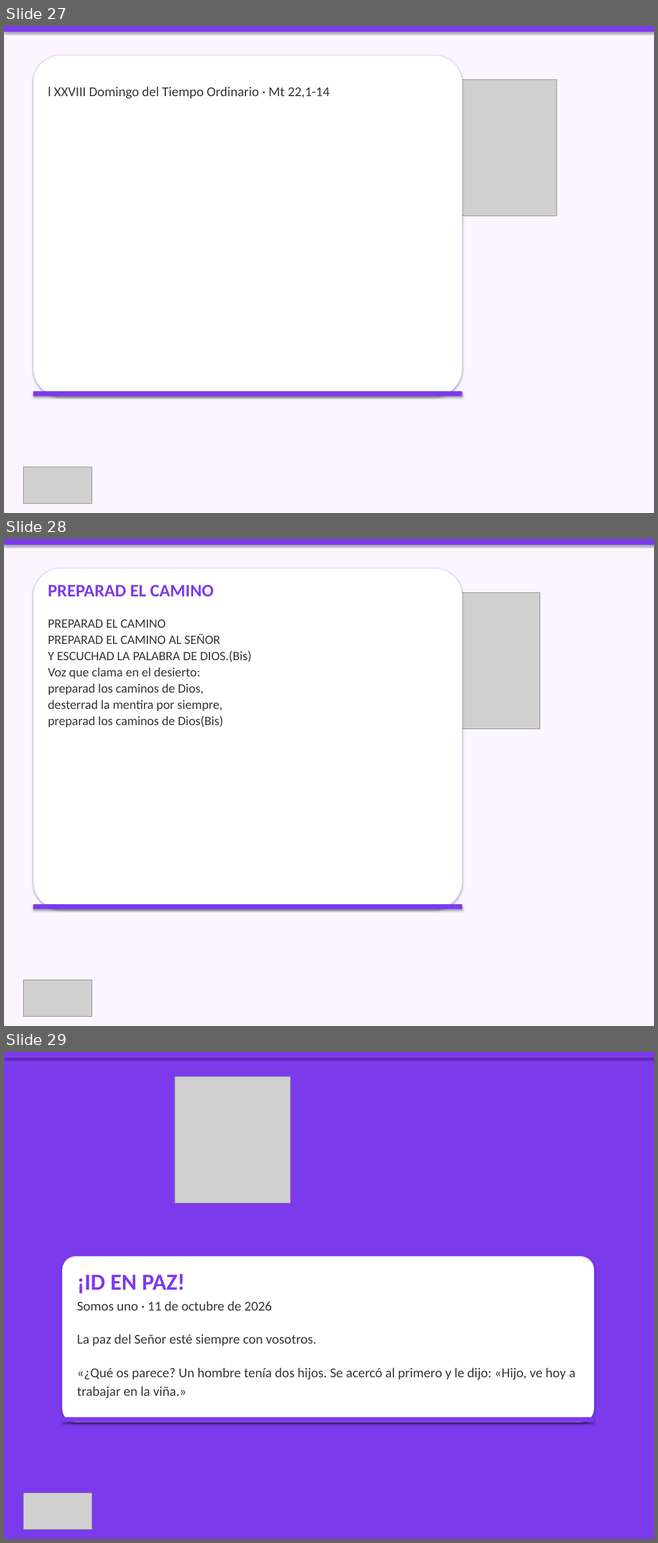
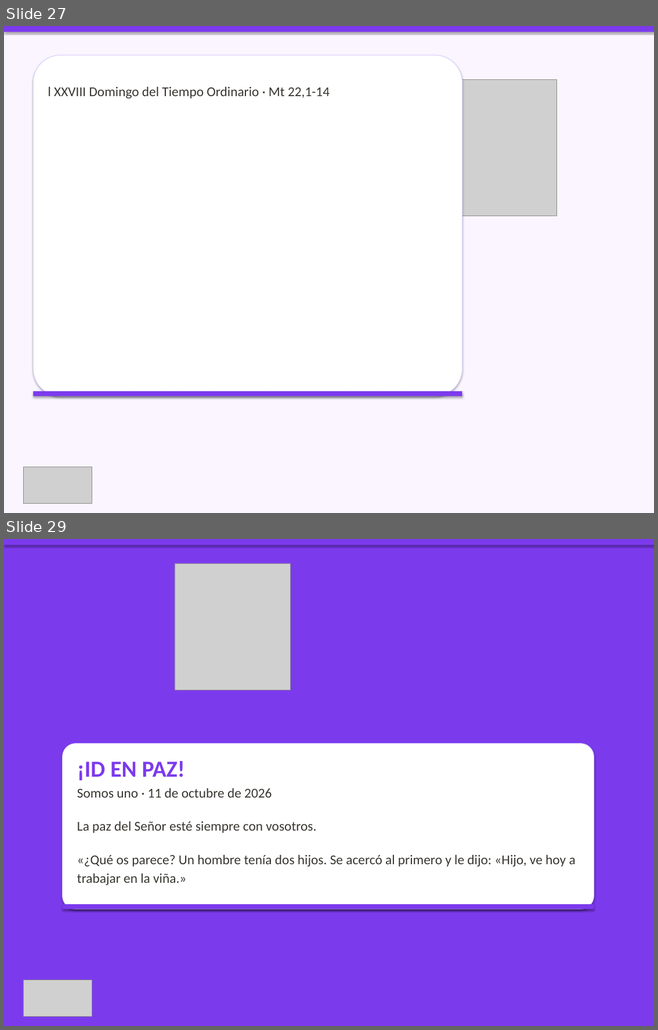
Before and after one commit to CC5M5/CCE-M5, a slide deck: presentaciones_html/2026-10-11_presentacion/2026-10-11_presentacion.pptx. Shown one above the other, each under a label of ours: slides 27, 28 and 29 before the commit, slides 27 and 29 after it; the slides between them are not shown. The pictures are 658x1543 and 658x1030 pixels, drawn with LibreOffice and Linux fonts; fonts in the diff are those of the drawing; grey boxes stand for pictures. Boxes give left, top, right and bottom in pixels: in the first picture for what was removed or moved away, otherwise in the second. Text is boxed around its words. In the diff, an @@ line names an element or a change of style, - is before the commit and + after.

Commit message:
deploy: presentación 2026-10-11 con El Señor es mi Pastor + auto-rebuild
- Actualiza bundle PPTX/HTML/PDF del 2026-10-11 con asignación correcta:
  entrada=AL CALOR DE LA PALABRA, salmo=El Señor es mi Pastor, comunion=El Señor es mi Pastor.
- Añade slides de catálogo cancion_109 y cancion_11.
- Incluye mejoras de auto-rebuild al crear/editar canciones.
- Actualiza datos exportados para web (canciones, momentos, presentaciones).

```diff
--- a/presentaciones_html/2026-10-11_presentacion/2026-10-11_presentacion.pptx
+++ b/presentaciones_html/2026-10-11_presentacion/2026-10-11_presentacion.pptx
@@ slide 28 removed at [4,539,654,1026], background #FAF5FF @@
@@ rectangle removed at [4,539,654,545] @@
@@ rounded rectangle removed at [33,568,462,910] @@
@@ text removed at [48,585,252,727] @@
-PREPARAD EL CAMINO
-PREPARAD EL CAMINO
-PREPARAD EL CAMINO AL SEÑOR
-Y ESCUCHAD LA PALABRA DE DIOS.(Bis)
-Voz que clama en el desierto:
-preparad los caminos de Dios,
-desterrad la mentira por siempre,
-preparad los caminos de Dios(Bis)
@@ picture removed at [360,592,540,729] @@
@@ rectangle removed at [33,904,462,910] @@
@@ picture removed at [24,980,92,1016] @@
```
Also in this commit, not shown: 4 slides changed, 7 slides added, 6 other slides removed, 18 other files.
